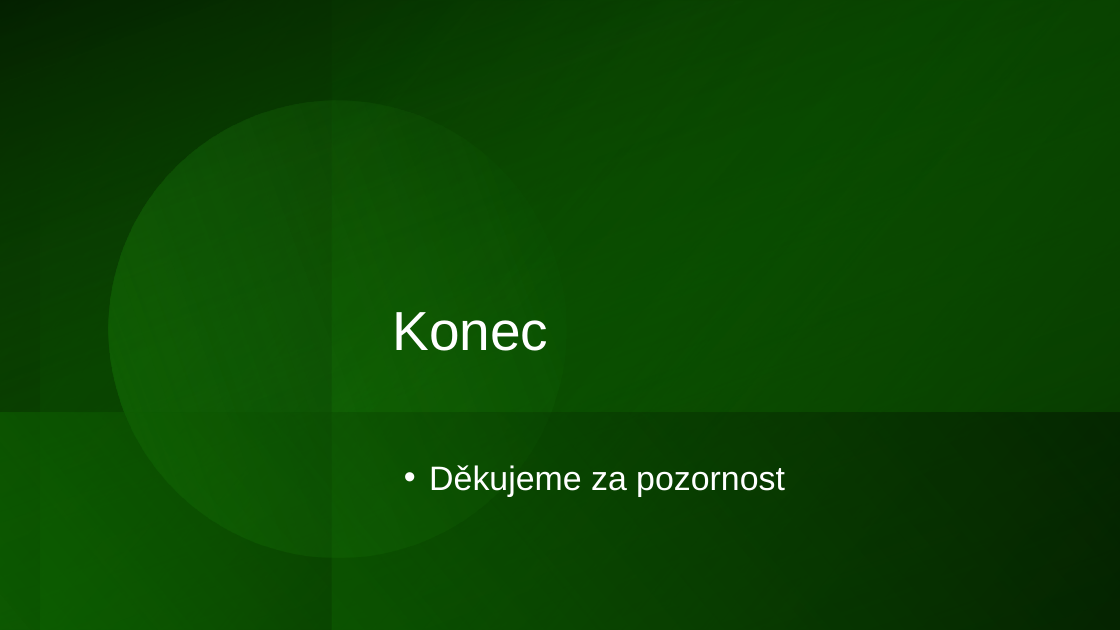
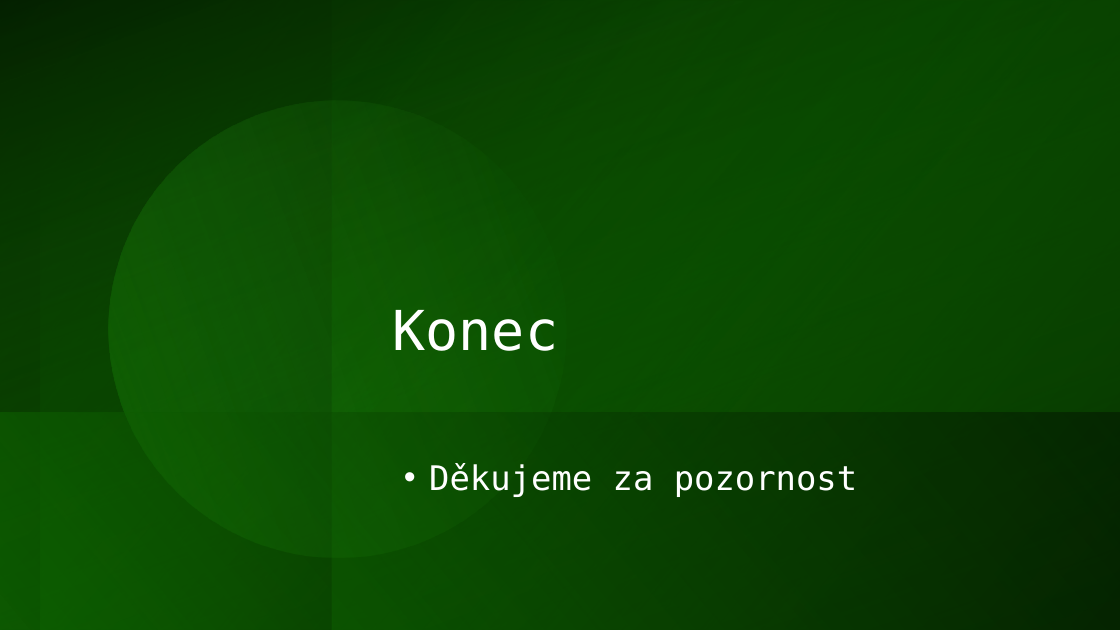
Before and after one commit to hruboson/UTB-PO-RAND, a slide deck: slide 16 of presentation.pptx. Drawn at 1120x630 pixels with LibreOffice and Linux fonts; fonts in the diff are those of the drawing. Boxes give left, top, right and bottom in pixels: in the first picture for what was removed or moved away, otherwise in the second. Text is boxed around its words. In the diff, an @@ line names an element or a change of style, - is before the commit and + after.

```diff
--- a/presentation.pptx
+++ b/presentation.pptx
@@ title "Konec" at [393, 310, 559, 351]: font Arial to DejaVu Sans Mono @@
@@ text "Děkujeme za pozornost" at [429, 463, 857, 497]: font Arial to DejaVu Sans Mono @@
```
Also in this commit, not shown: 14 other slides changed, 1 slide added, 1 slide removed.
